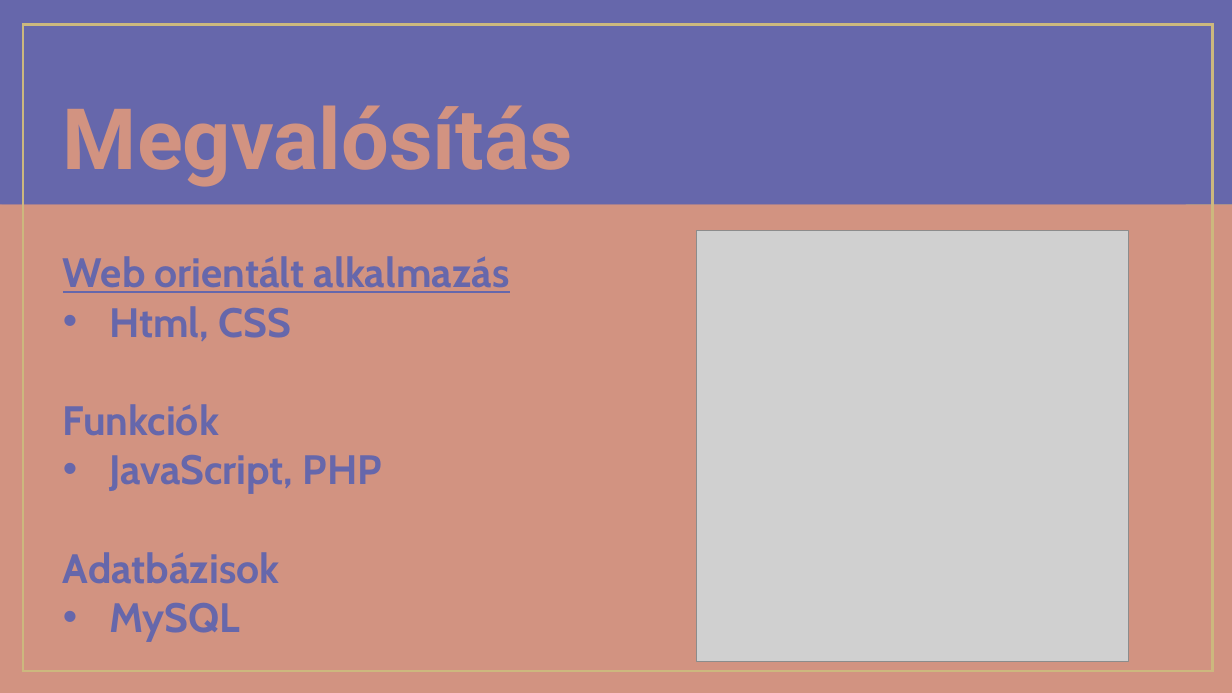
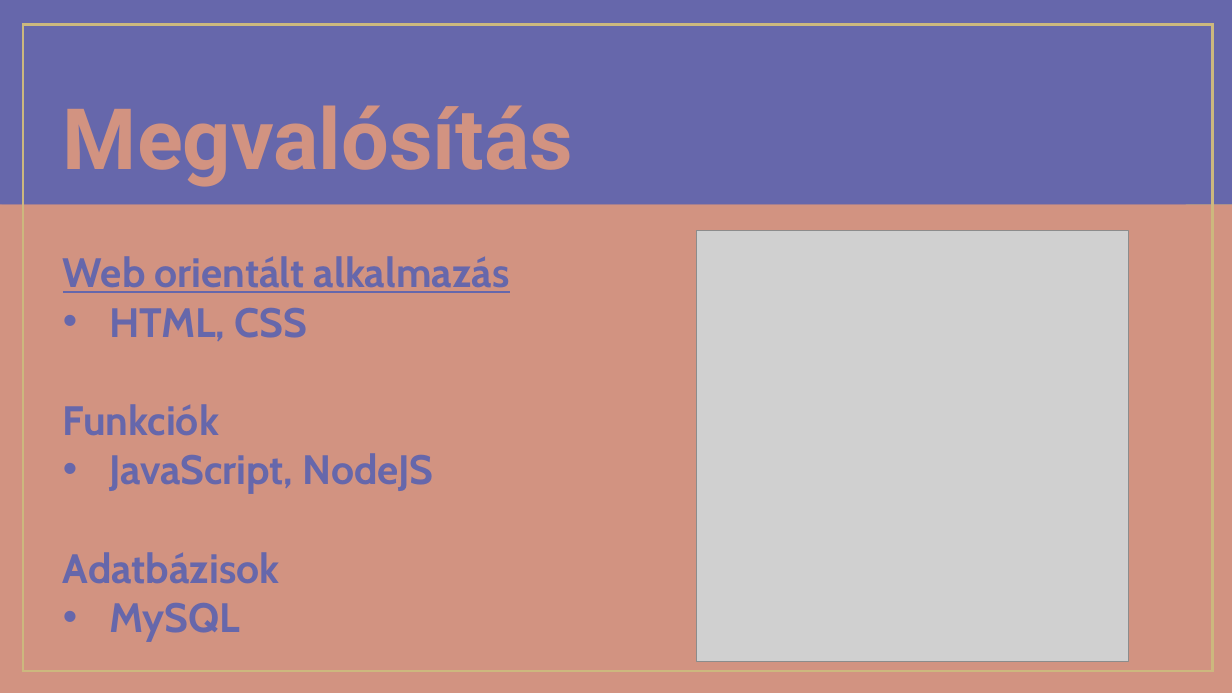
Before and after one commit to makoadampeter/vonatprojekt, a slide deck: slide 9 of mf1_prezentacio.pptx. Drawn at 1232x693 pixels with LibreOffice and Linux fonts; fonts in the diff are those of the drawing; grey boxes stand for pictures. Boxes give left, top, right and bottom in pixels: in the first picture for what was removed or moved away, otherwise in the second. Text is boxed around its words. In the diff, an @@ line names an element or a change of style, - is before the commit and + after.

Commit message:
PHP csereje NodeJS-re

```diff
--- a/mf1_prezentacio.pptx
+++ b/mf1_prezentacio.pptx
@@ text at <box>109,308,308,341</box>: text changed @@
-• Html, CSS
+• HTML, CSS
@@ text at <box>109,453,434,494</box>: text changed @@
-• JavaScript, PHP
+• JavaScript, NodeJS
```
